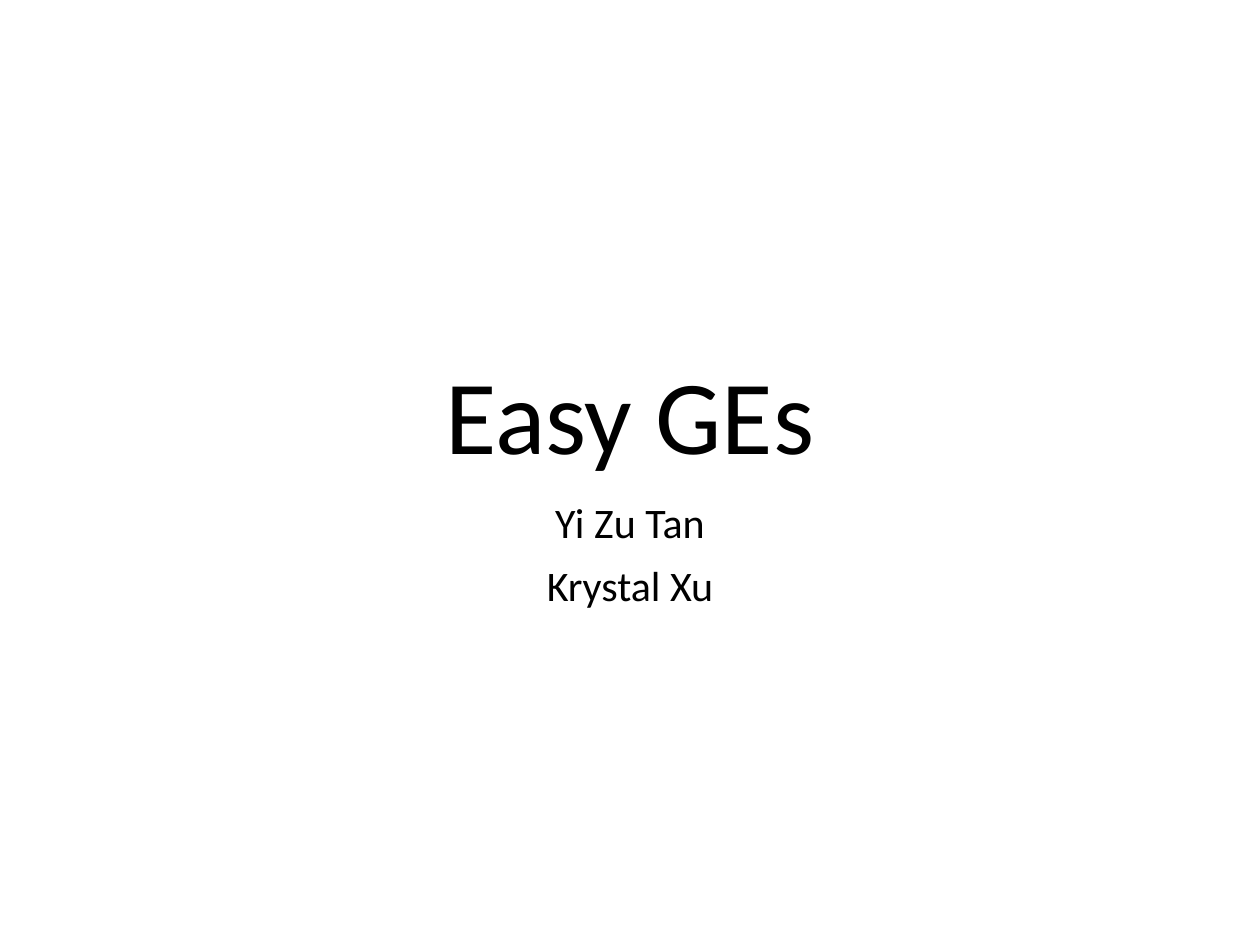
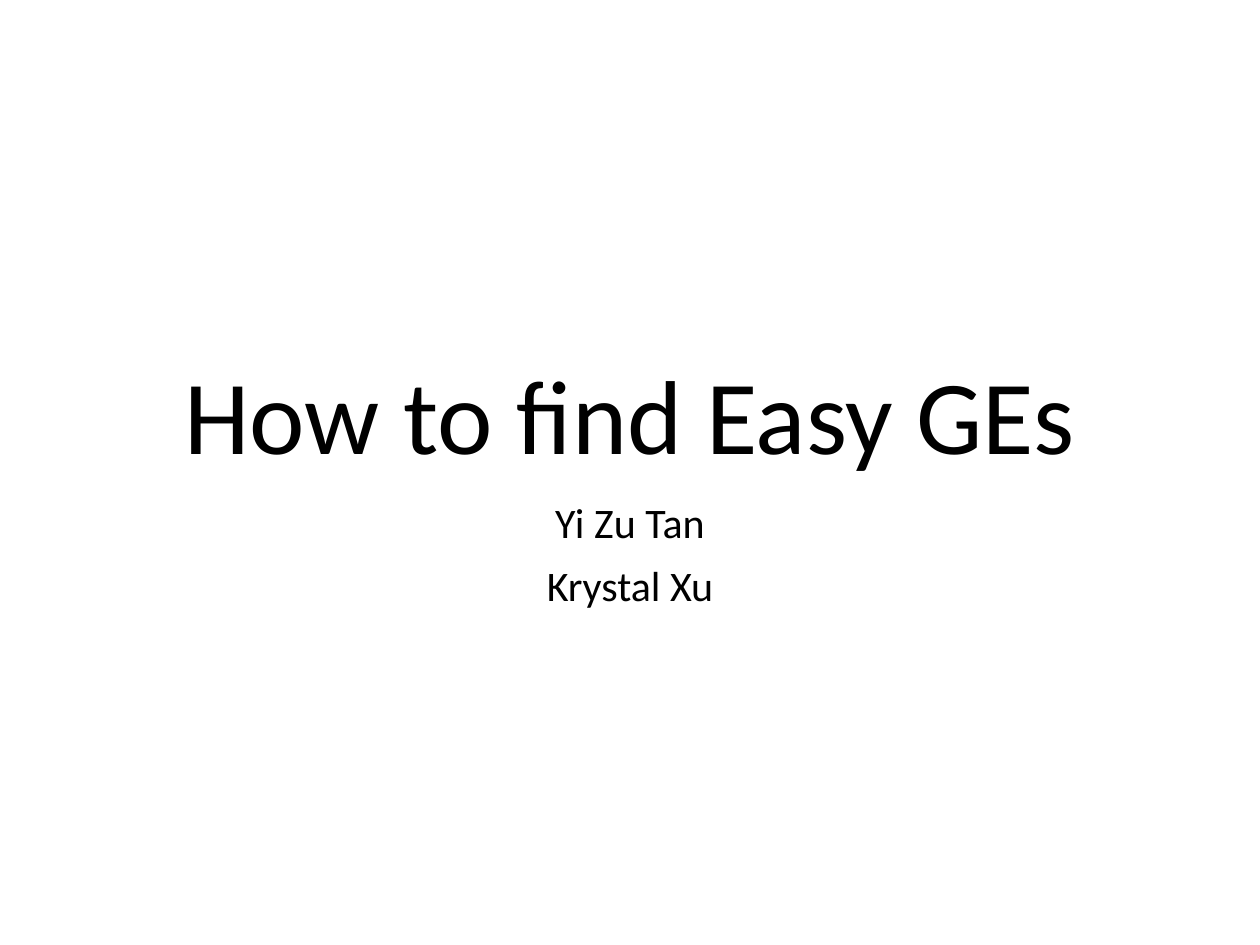
Before and after one commit to kaizersaber/stats131, a slide deck: slide 1 of Project_Slides.pptx. Drawn at 1260x945 pixels with LibreOffice and Linux fonts; fonts in the diff are those of the drawing. Boxes give left, top, right and bottom in pixels: in the first picture for what was removed or moved away, otherwise in the second. Text is boxed around its words. In the diff, an @@ line names an element or a change of style, - is before the commit and + after.

```diff
--- a/Project_Slides.pptx
+++ b/Project_Slides.pptx
@@ title at (x1=185, y1=381, x2=1074, y2=471): text changed @@
-Easy GEs
+How to find Easy GEs
```
Also in this commit, not shown: 4 other slides changed.
